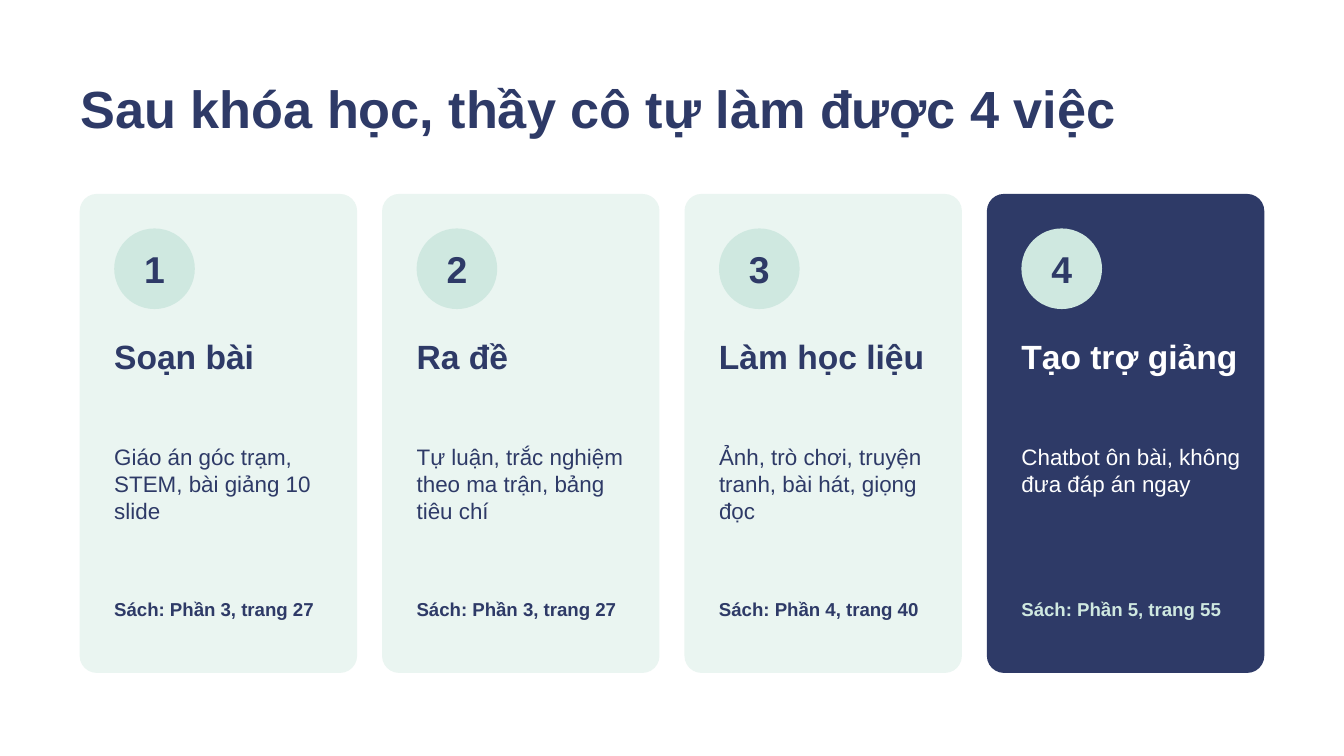
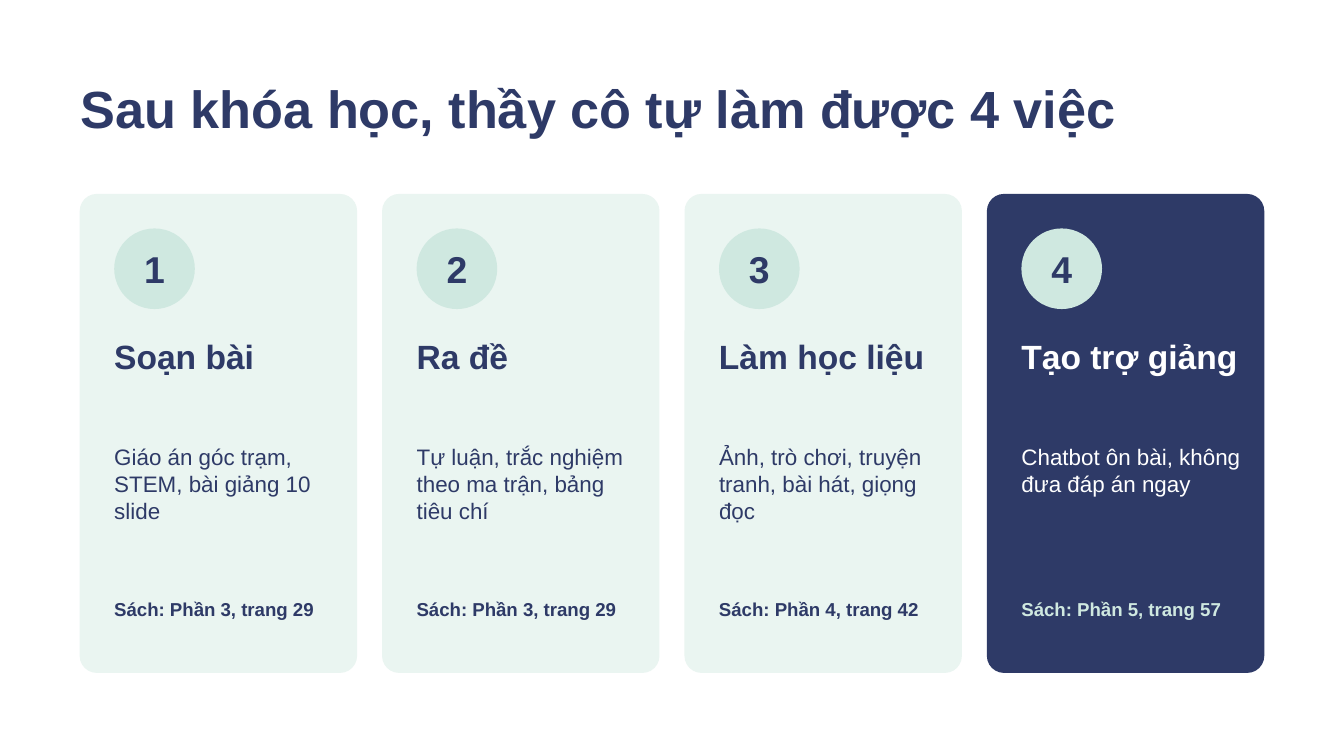
Before and after one commit to johnneinadlerr0353-bot/sachhuongdan, a slide deck: slide 2 of BO-TAI-LIEU-GUI-KHACH/04-Slide-tap-huan.pptx. Drawn at 1344x756 pixels with LibreOffice and Linux fonts; fonts in the diff are those of the drawing. Boxes give left, top, right and bottom in pixels: in the first picture for what was removed or moved away, otherwise in the second. Text is boxed around its words. In the diff, an @@ line names an element or a change of style, - is before the commit and + after.

```diff
--- a/BO-TAI-LIEU-GUI-KHACH/04-Slide-tap-huan.pptx
+++ b/BO-TAI-LIEU-GUI-KHACH/04-Slide-tap-huan.pptx
@@ text at [114, 602, 314, 620]: text changed @@
-Sách: Phần 3, trang 27
+Sách: Phần 3, trang 29
@@ text at [417, 602, 616, 620]: text changed @@
-Sách: Phần 3, trang 27
+Sách: Phần 3, trang 29
@@ text at [719, 602, 919, 620]: text changed @@
-Sách: Phần 4, trang 40
+Sách: Phần 4, trang 42
@@ text at [1021, 602, 1221, 620]: text changed @@
-Sách: Phần 5, trang 55
+Sách: Phần 5, trang 57
```
Also in this commit, not shown: 21 other slides changed, 30 other files.
